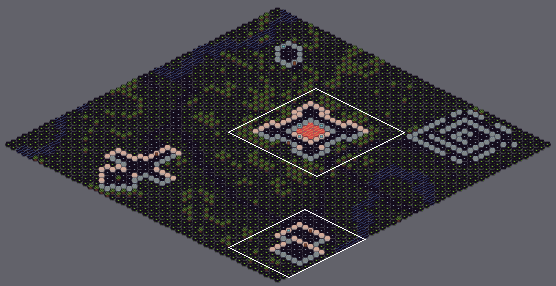
Tiled map -- examples/assets/hexworld.tmx. Above, an overview of the earlier version with the close-up marked.
Close-up. Before:
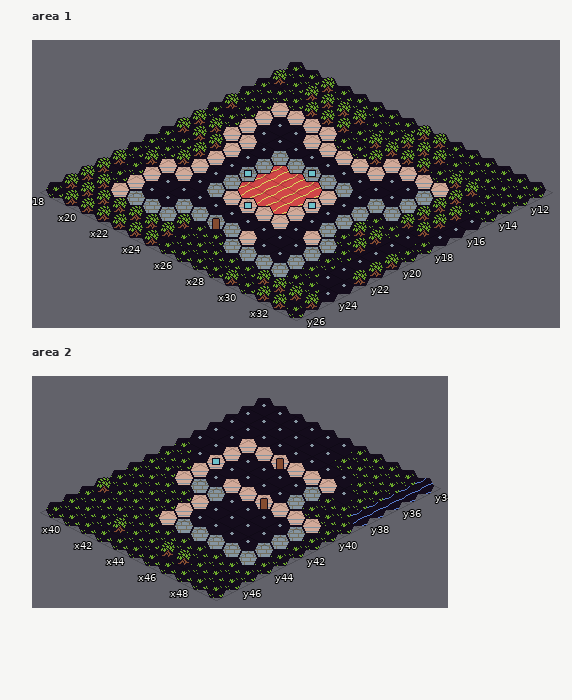
Cells are 32x16 px. Isometric: x runs down to the right, y down to the left. Shown: area 1 x 18..33, y 11..26; area 2 x 39..49, y 34..47. The commit also changed other parts of the map, which this record leaves out.
Once edited:
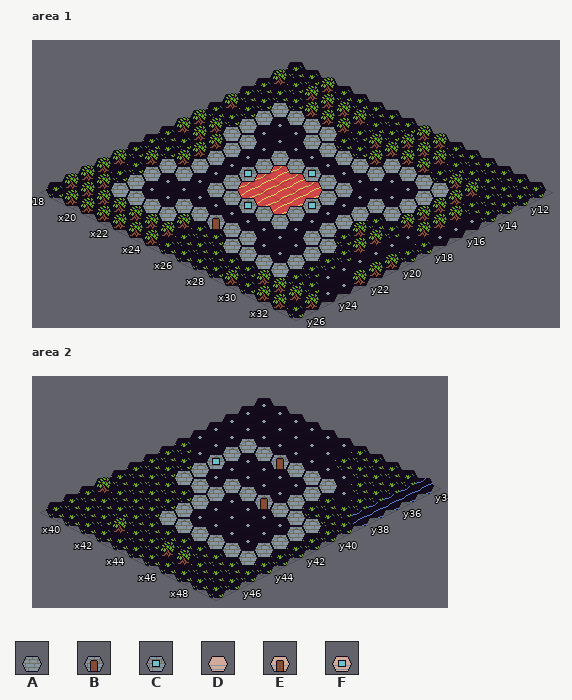
Key: from "maptile": A 4, B 5, C 6, D 8, E 9, F 10.
_ is an empty cell.
Changes in this commit:
Layer "Tile Layer 1", area 1:
Tile D gives way to tile A in row 14 at x 20 to 23 and 27 to 30; in row 15 at x 20 and 23 to 27; in row 16 at x 20; in row 17 at x 20 to 21; in row 18 at x 21 and 27; in row 19 at x 21.
Tile D gives way to tile A in row 20 at x 21 and 27; in row 21 at x 20 to 21, 24, 26 to 27 and 29; in row 22 at x 20; in row 23 at x 20 and 27; in row 24 at x 20.
Tile F gives way to tile C in row 19 at x 27; in row 21 at x 25.
Layer "Tile Layer 1", area 2:
Tile D gives way to tile A in row 37 at x 41 to 42 and 44 to 46; in row 38 at x 41; in row 40 at x 41, 43 to 44 and 46 to 48; in row 41 at x 41; in rows 42 to 44 at x 43.
Tile E gives way to tile B in row 37 at x 43; in row 40 at x 45.
Tile F gives way to tile C in row 39 at x 41.
Where, in picture pixels (left, top, right, bottom), the same in both close-ups:
changed: (111, 103, 449, 245)
changed: (159, 439, 337, 533)
